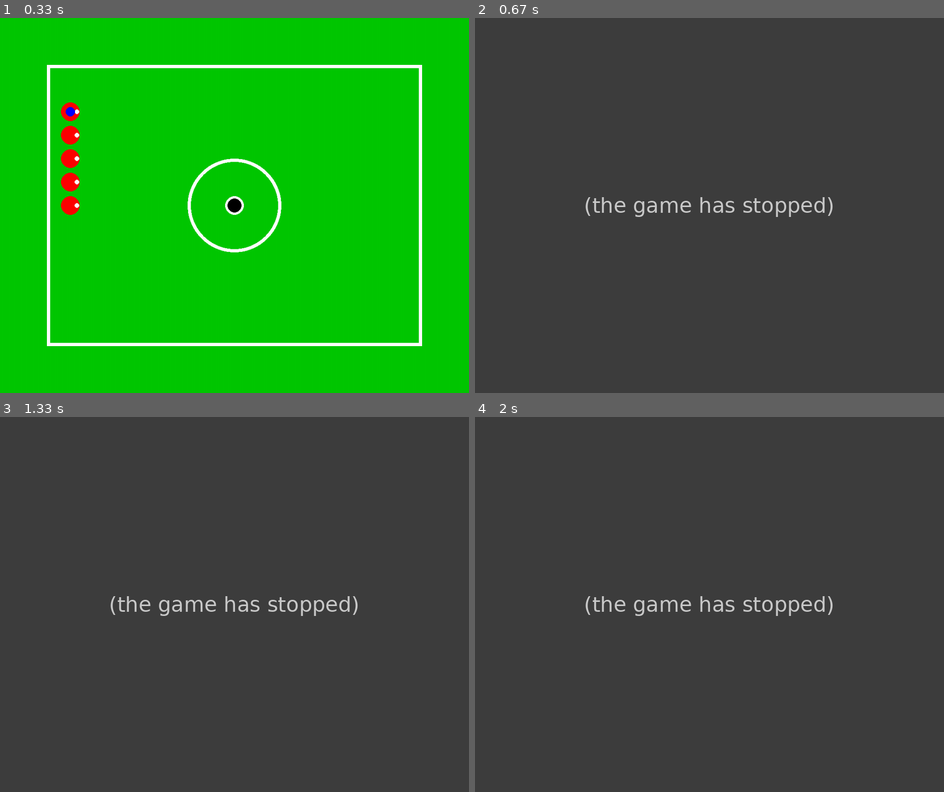
Above: before the commit, frames 1-4 (two rows, left to right).
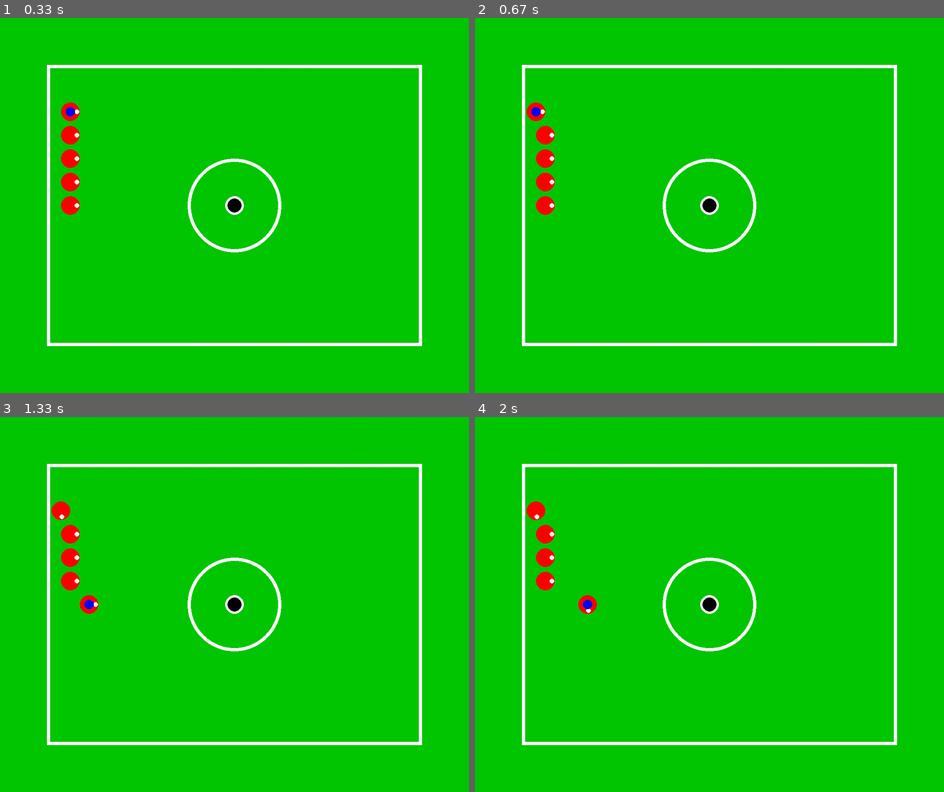
Above: after the commit, the same moments.

Repository: debrajk22/pygame-simulator
Game: pygame game, started from football.py
Same seed, same stepped clock (60 frames per second), same inputs: the game is played once before the commit and once after it.
Inputs:
- Up to frame 1 (0.33 s): no input
- Up to frame 2 (0.67 s): tap S at 0.33 s
- Up to frame 3 (1.33 s): hold Right 0.67-1.13 s; hold D 0.67-1.13 s; hold Up from 1.17 s (still down); hold W from 1.17 s (still down)
- Up to frame 4 (2 s): release Up at 1.47 s; release W at 1.47 s; hold Right 1.5-1.97 s; hold D 1.5-1.97 s

Frame 1 is identical in both runs. In frame 2, 100% of the frame differs, in the area x 0-100%, y 0-100%; in frame 3, 100%; in frame 4, 100%.
Error before the commit: AttributeError: 'list' object has no attribute 'vx' (football.py line 127); the game stopped at 0.33 s (later frames are placeholders)

Commit message:
Update football.py

Diff:
--- a/football.py
+++ b/football.py
@@ -124,7 +124,7 @@
         player[t].x+=player[t].vx
         player[t].y+=player[t].vy
     elif key[pygame.K_s]:
-        player[t].x-=player.vx
+        player[t].x-=player[t].vx
         player[t].y-=player[t].vy
     elif key[pygame.K_a]:
         player[t].x+=player[t].vy
